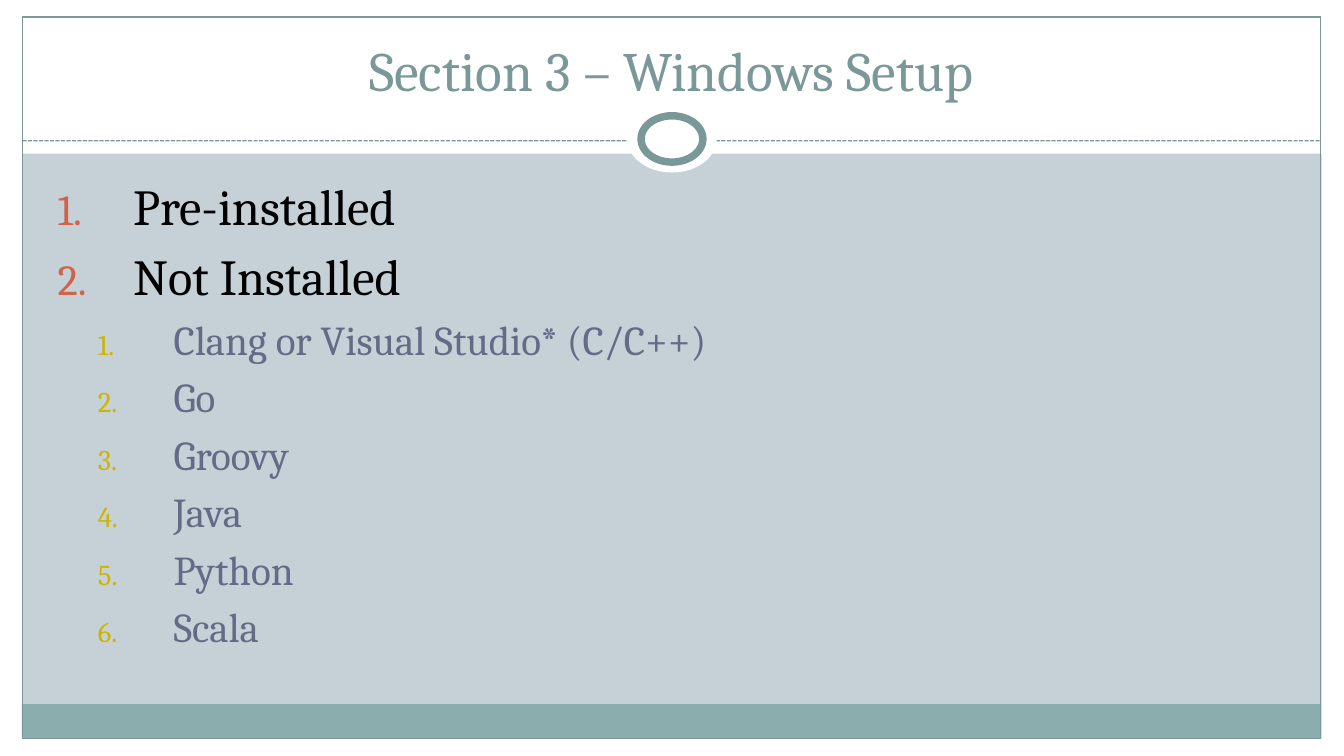
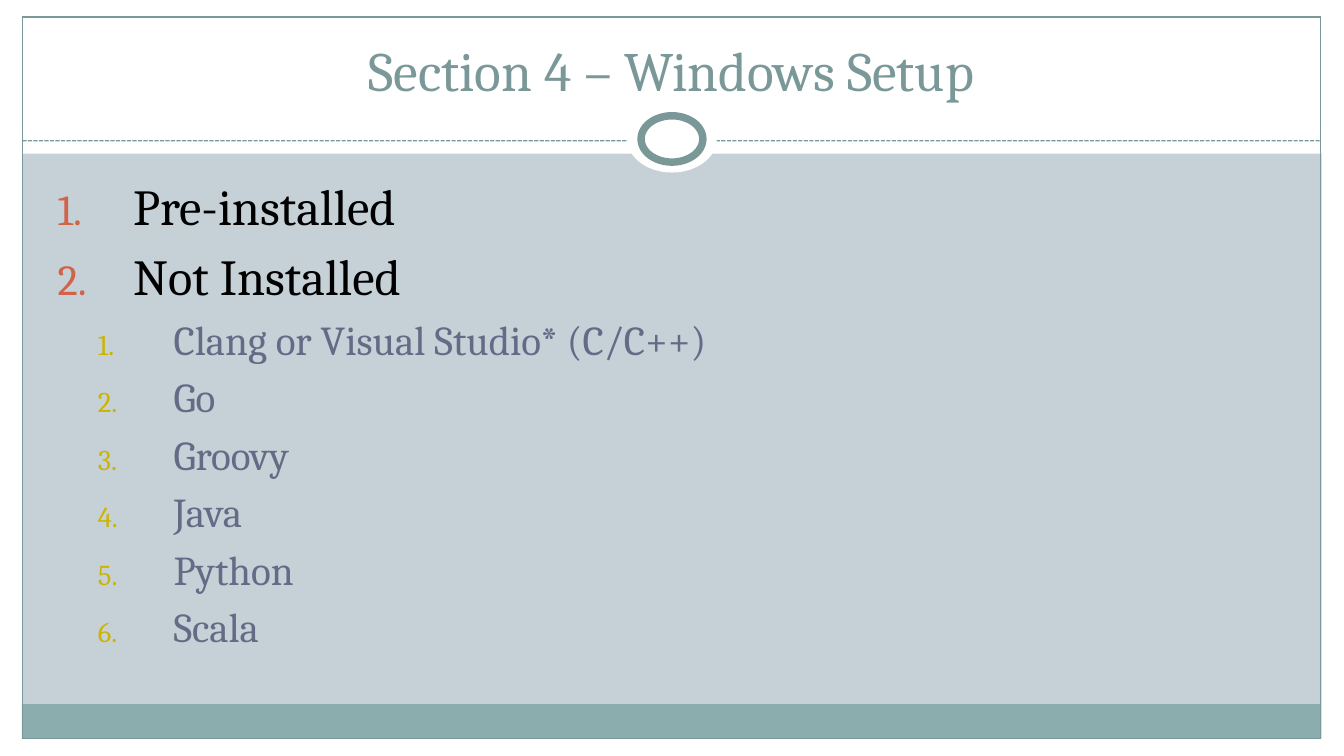
Before and after one commit to xiliax/programming-languages-compared, a slide deck: slide 9 of docs/programming-language-compared.pptx. Drawn at 1344x756 pixels with LibreOffice and Linux fonts; fonts in the diff are those of the drawing. Boxes give left, top, right and bottom in pixels: in the first picture for what was removed or moved away, otherwise in the second. Text is boxed around its words. In the diff, an @@ line names an element or a change of style, - is before the commit and + after.

Commit message:
c01s03 - Linux Setup

```diff
--- a/docs/programming-language-compared.pptx
+++ b/docs/programming-language-compared.pptx
@@ title at (x1=368, y1=52, x2=974, y2=103): text changed @@
-Section 3 – Windows Setup
+Section 4 – Windows Setup
```
Also in this commit, not shown: 2 other slides changed, 25 other files.
